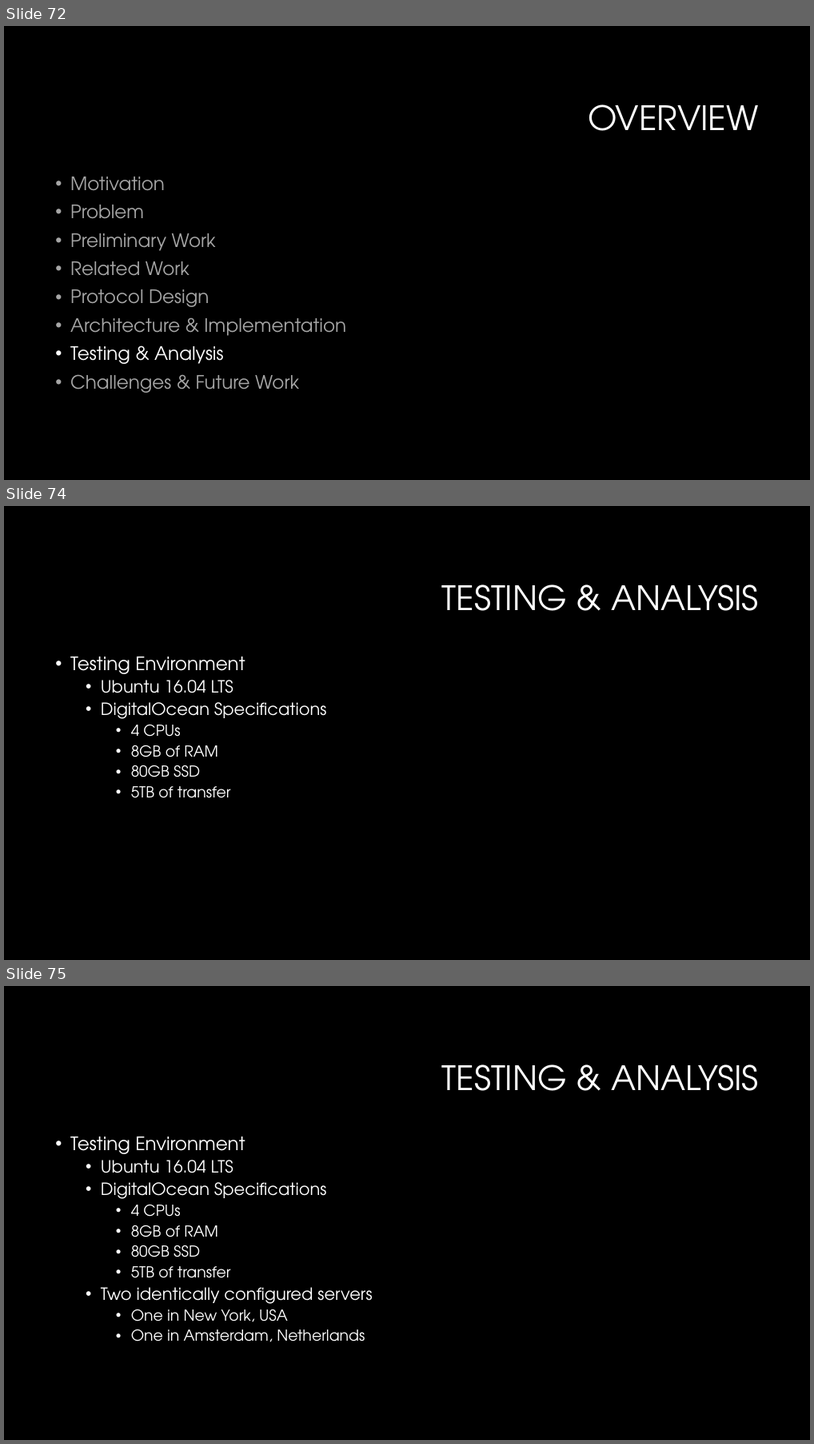
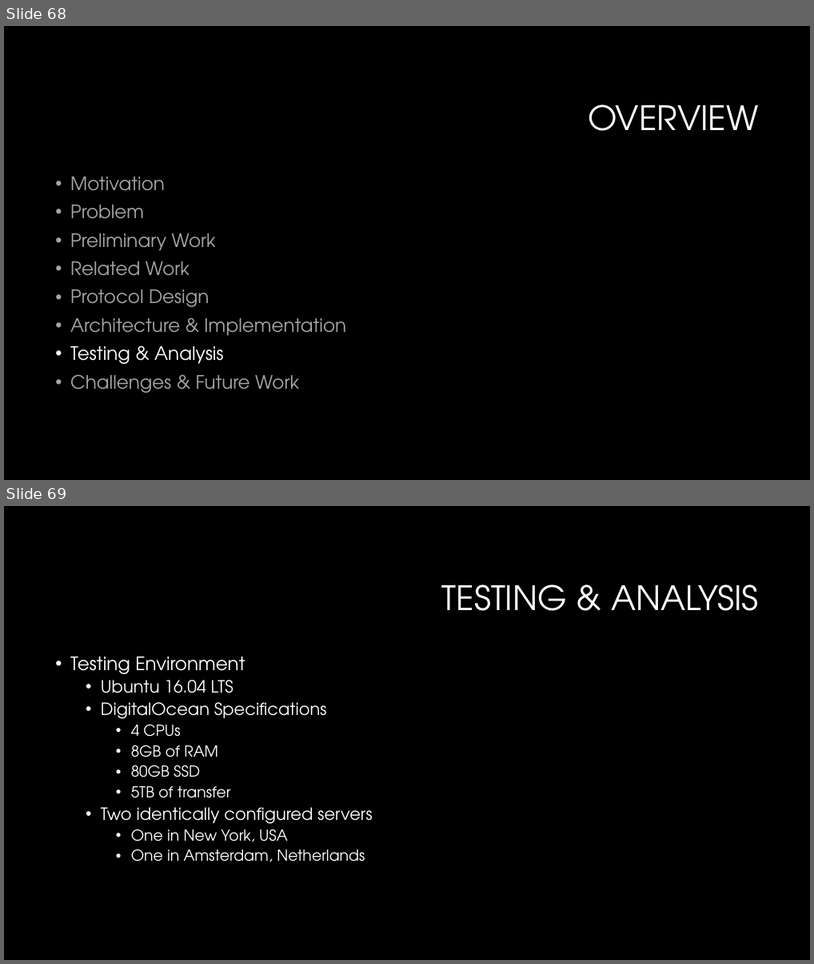
Before and after one commit to czifro-tech/instant-transmission, a slide deck: presentation/Thesis.pptx. Shown one above the other, each under a label of ours: slides 72, 74 and 75 before the commit, slides 68 and 69 after it; the slides between them are not shown. The pictures are 814x1444 and 814x964 pixels, drawn with LibreOffice and Linux fonts; fonts in the diff are those of the drawing; background and template pictures are left out. Boxes give left, top, right and bottom in pixels: in the first picture for what was removed or moved away, otherwise in the second. Text is boxed around its words. In the diff, an @@ line names an element or a change of style, - is before the commit and + after.

```diff
--- a/presentation/Thesis.pptx
+++ b/presentation/Thesis.pptx
@@ slide 74 removed at box(4, 506, 810, 960), background #000000 @@
@@ title removed at box(442, 584, 758, 611) @@
-TESTING & ANALYSIS
@@ text removed at box(70, 656, 327, 798) @@
-• Testing Environment
-  • Ubuntu 16.04 LTS
-  • DigitalOcean Specifications
-    • 4 CPUs
-    • 8GB of RAM
-    • 80GB SSD
-    • 5TB of transfer
@@ what was slide 72 is now slide 68 @@
@@ what was slide 75 is now slide 69 @@
```
Also in this commit, not shown: 4 slides changed, 12 other slides removed.
